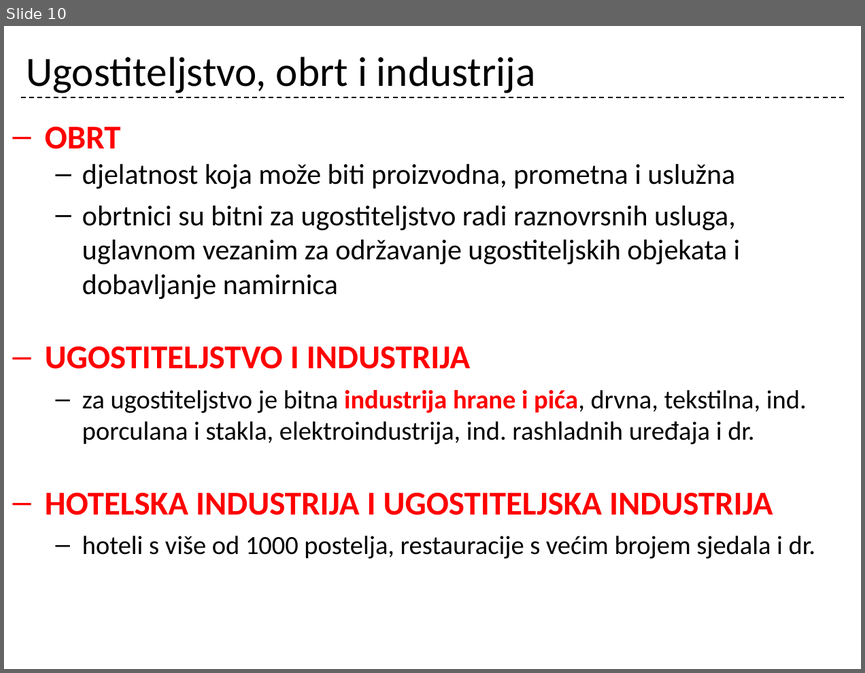
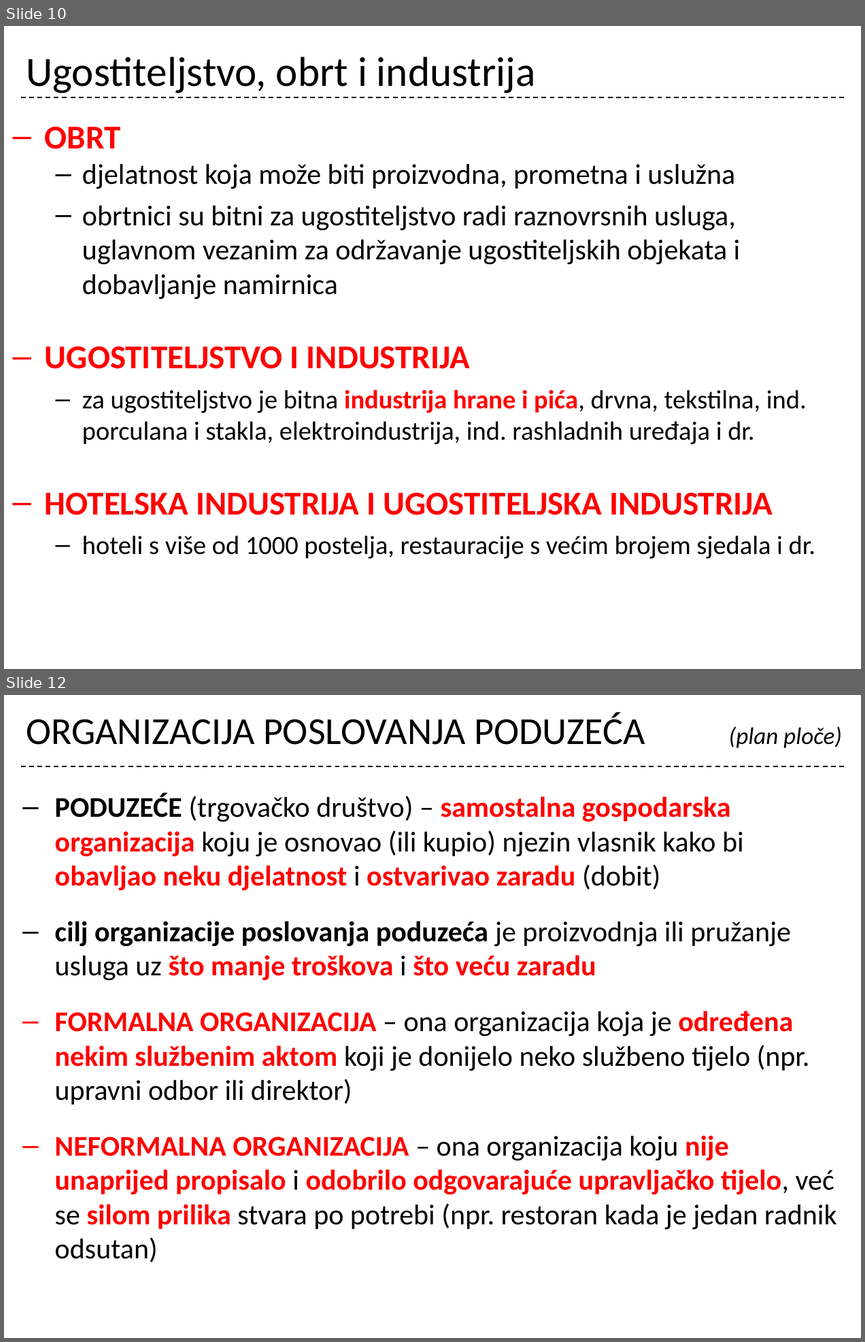
Before and after one commit to cornx/print, a slide deck: data/organizacija/001_uvod_i_ug_kao_gosp_djelatnost_ponavljanje.pptx. Shown one above the other, each under a label of ours: slide 10 before the commit, slides 10 and 12 after it; the slides between them are not shown. The pictures are 865x673 and 865x1342 pixels, drawn with LibreOffice and Linux fonts; fonts in the diff are those of the drawing. Boxes give left, top, right and bottom in pixels: in the first picture for what was removed or moved away, otherwise in the second. Text is boxed around its words. In the diff, an @@ line names an element or a change of style, - is before the commit and + after.

```diff
--- a/data/organizacija/001_uvod_i_ug_kao_gosp_djelatnost_ponavljanje.pptx
+++ b/data/organizacija/001_uvod_i_ug_kao_gosp_djelatnost_ponavljanje.pptx
@@ slide 12 added at <box>4,695,861,1338</box>, background #FFFFFF; not listed: 1 template element that a slide beside it also shows @@
@@ title added at <box>26,713,842,748</box>, 32 pt, text #000000 @@
+ORGANIZACIJA POSLOVANJA PODUZEĆA (plan ploče)
@@ text added at <box>55,794,837,1262</box>, 24 pt, text #000000, bold @@
+– PODUZEĆE (trgovačko društvo) – samostalna gospodarska organizacija koju je osnovao (ili kupio) njezin vlasnik kako bi obavljao neku djelatnost i ostvarivao zaradu (dobit)
+– cilj organizacije poslovanja poduzeća je proizvodnja ili pružanje usluga uz što manje troškova i što veću zaradu
+– FORMALNA ORGANIZACIJA – ona organizacija koja je određena nekim službenim aktom koji je donijelo neko službeno tijelo (npr. upravni odbor ili direktor)
+– NEFORMALNA ORGANIZACIJA – ona organizacija koju nije unaprijed propisalo i odobrilo odgovarajuće upravljačko tijelo, već se silom prilika stvara po potrebi (npr. restoran kada je jedan radnik odsutan)
```
Also in this commit, not shown: 8 other slides added.
